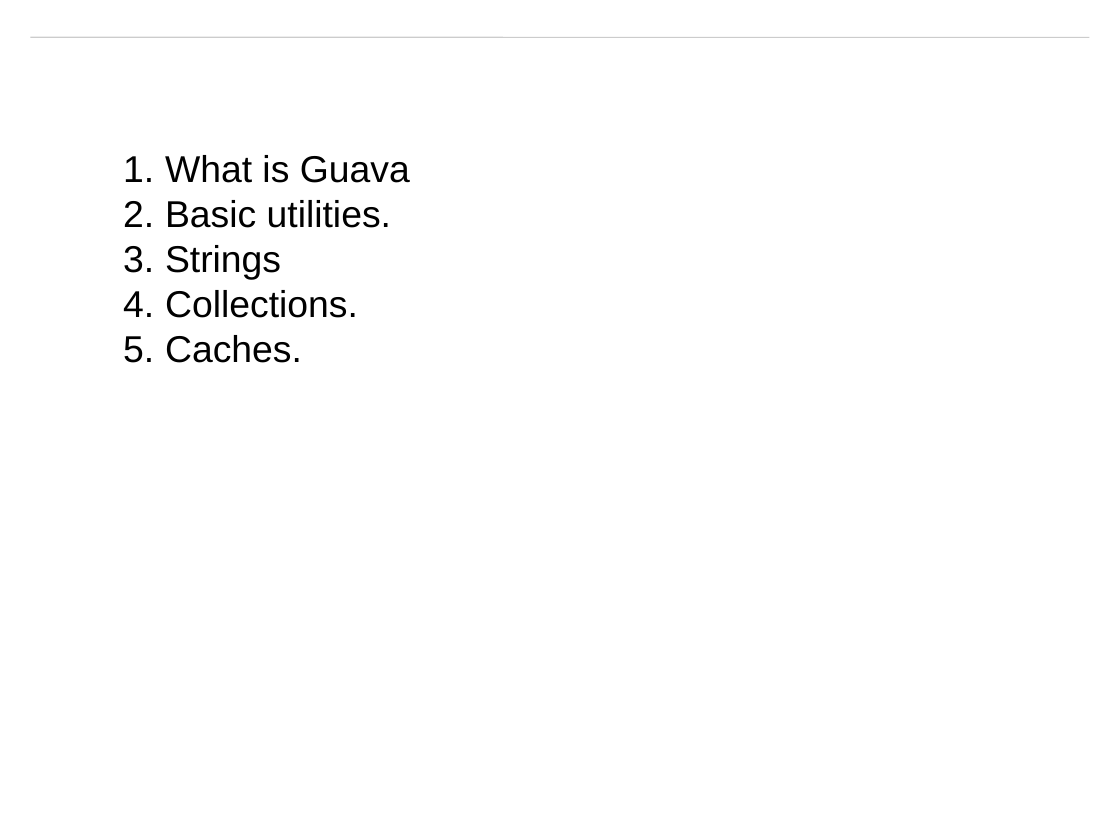
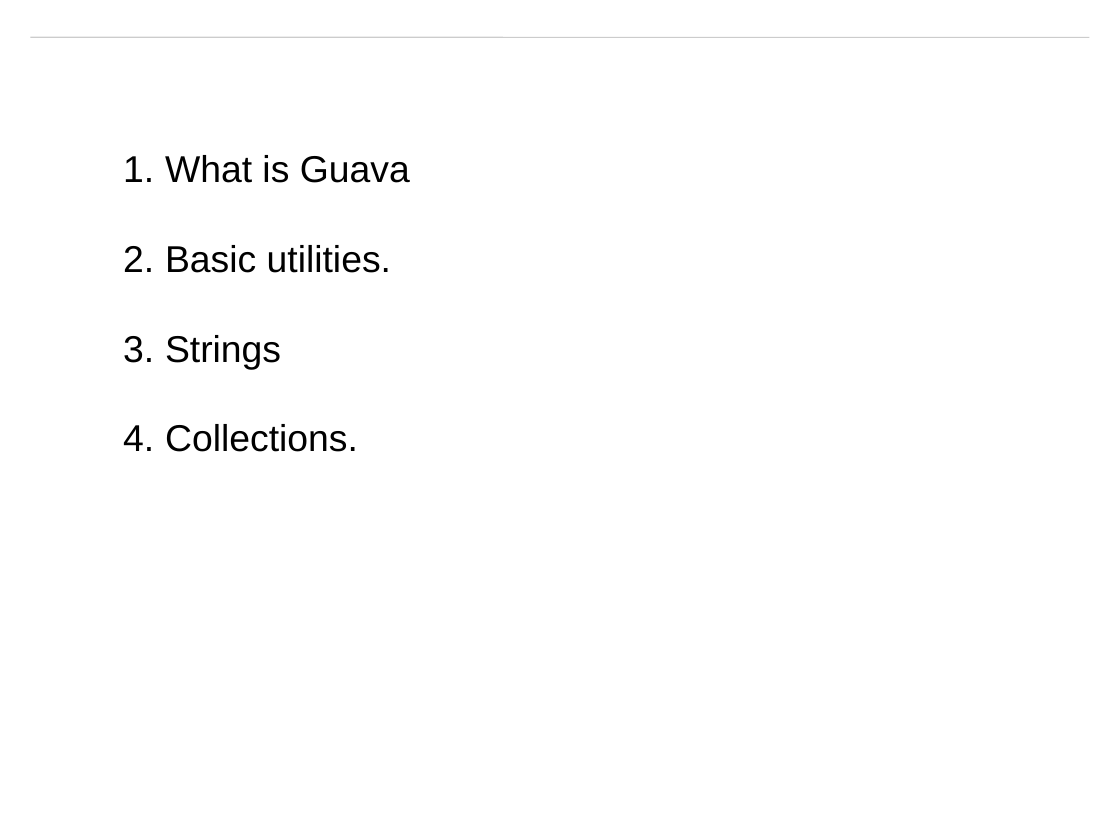
Before and after one commit to matt19870107/Guava, a slide deck: slide 2 of Guava.pptm. Drawn at 1120x840 pixels with LibreOffice and Linux fonts; fonts in the diff are those of the drawing; background and template pictures are left out. Boxes give left, top, right and bottom in pixels: in the first picture for what was removed or moved away, otherwise in the second. Text is boxed around its words. In the diff, an @@ line names an element or a change of style, - is before the commit and + after.

Commit message:
fixed version

```diff
--- a/Guava.pptm
+++ b/Guava.pptm
@@ text at bbox=[165, 335, 302, 363]: paragraph removed @@
-5. Caches.
```
Also in this commit, not shown: 1 other slide changed.
